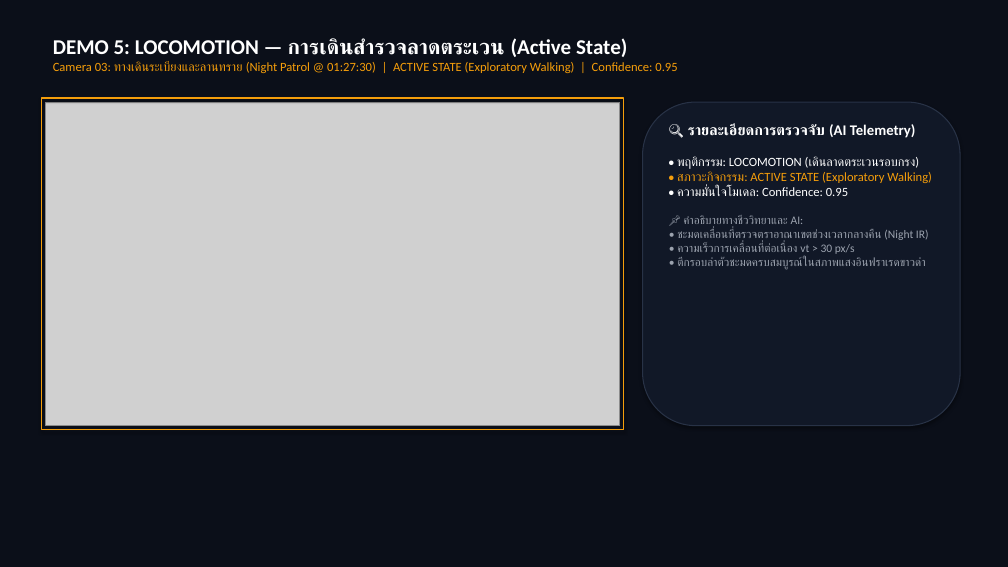
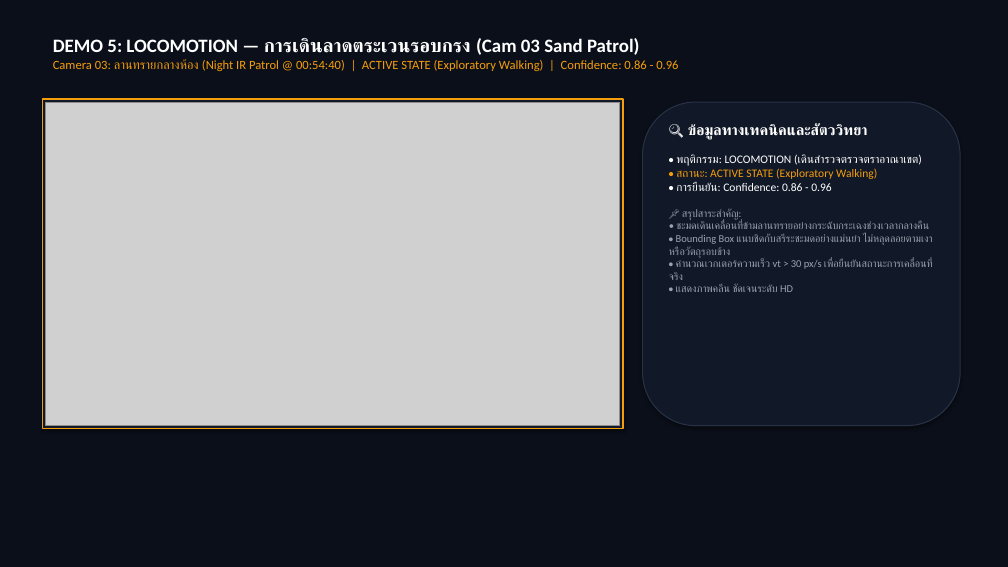
Before and after one commit to Kokokua/Project-CMZ, a slide deck: slide 15 of finish/Image_Processing_Presentation_Phase2_Final.pptx. Drawn at 1008x567 pixels with LibreOffice and Linux fonts; fonts in the diff are those of the drawing; grey boxes stand for pictures. Boxes give left, top, right and bottom in pixels: in the first picture for what was removed or moved away, otherwise in the second. Text is boxed around its words. In the diff, an @@ line names an element or a change of style, - is before the commit and + after.

Commit message:
feat(presentation): integrate clean demo videos without HUD and correct physical enclosure layout

```diff
--- a/finish/Image_Processing_Presentation_Phase2_Final.pptx
+++ b/finish/Image_Processing_Presentation_Phase2_Final.pptx
@@ text at bbox=[53, 38, 678, 71]: text changed @@
-DEMO 5: LOCOMOTION — การเดินสำรวจลาดตระเวน (Active State)
-Camera 03: ทางเดินระเบียงและลานทราย (Night Patrol @ 01:27:30) | ACTIVE STATE (Exploratory Walking) | Confidence: 0.95
+DEMO 5: LOCOMOTION — การเดินลาดตระเวนรอบกรง (Cam 03 Sand Patrol)
+Camera 03: ลานทรายกลางห้อง (Night IR Patrol @ 00:54:40) | ACTIVE STATE (Exploratory Walking) | Confidence: 0.86 - 0.96
@@ rectangle at bbox=[42, 99, 623, 429]: fill none to #111827 @@
@@ text at bbox=[669, 123, 932, 292]: text changed; size 11 to 10 pt @@
-🔍 รายละเอียดการตรวจจับ (AI Telemetry)
-• พฤติกรรม: LOCOMOTION (เดินลาดตระเวนรอบกรง)
-• สภาวะกิจกรรม: ACTIVE STATE (Exploratory Walking)
-• ความมั่นใจโมเดล: Confidence: 0.95
-📌 คำอธิบายทางชีววิทยาและ AI:
-• ชะมดเคลื่อนที่ตรวจตราอาณาเขตช่วงเวลากลางคืน (Night IR)
-• ความเร็วการเคลื่อนที่ต่อเนื่อง vt > 30 px/s
-• ตีกรอบลำตัวชะมดครบสมบูรณ์ในสภาพแสงอินฟราเรดขาวดำ
+🔍 ข้อมูลทางเทคนิคและสัตววิทยา
+• พฤติกรรม: LOCOMOTION (เดินสำรวจตรวจตราอาณาเขต)
+• สถานะ: ACTIVE STATE (Exploratory Walking)
+• การยืนยัน: Confidence: 0.86 - 0.96
+📌 สรุปสาระสำคัญ:
+• ชะมดเดินเคลื่อนที่ข้ามลานทรายอย่างกระฉับกระเฉงช่วงเวลากลางคืน
+• Bounding Box แนบชิดกับสรีระชะมดอย่างแม่นยำ ไม่หลุดลอยตามเงาหรือวัตถุรอบข้าง
+• คำนวณเวกเตอร์ความเร็ว vt > 30 px/s เพื่อยืนยันสถานะการเคลื่อนที่จริง
+• แสดงภาพคลีน ชัดเจนระดับ HD
```
Also in this commit, not shown: 3 other slides changed, 2 slides added, 2 slides removed.
